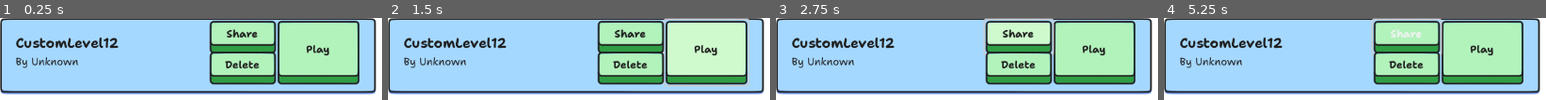
Above: before the commit, frames 1-4 (left to right).
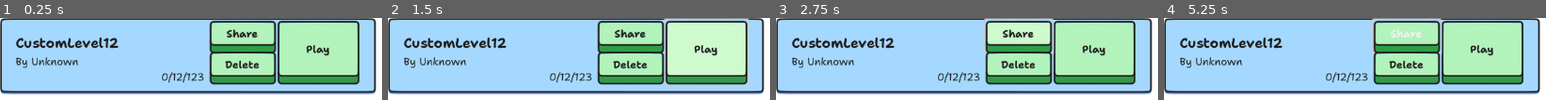
Above: after the commit, the same moments.

Repository: sininen-blue/logic-gate-tesseract
Game: Godot game, scene res://ui/custom_levels/custom_stage_panel.tscn
The game is run twice, just before and just after one commit, with the same random seed, the same clock (stepped at 60 frames per second) and the same inputs. This scene is started directly instead of the project's main scene.
Inputs (mouse positions are in pixels of both pictures, inside the frame that each line leads up to):
- Up to frame 1 (0.25 s): no input
- Up to frame 2 (1.5 s): click "Play" at 0.5 s; click "Play" at 1.25 s
- Up to frame 3 (2.75 s): click "Share" at 2 s
- Up to frame 4 (5.25 s): click "Share" at 2.75 s; click "Play" at 3.5 s; click "Share" at 4.25 s; tap Enter at 5 s; move the mouse to (outside the picture) at 5.02 s; press the mouse at (outside the picture) at 5.03 s

The runs differ from the first frame. In frame 1, 0.6% of the frame differs, in the area x 42-54%, y 65-80%; in frame 2, 0.6%; in frame 3, 0.6%; in frame 4, 0.6%.
Error before the commit: Invalid access to property or key 'title' on a base object of type 'Dictionary'. (res://ui/custom_levels/custom_stage_panel.gd:17)
Error after the commit: Invalid access to property or key 'title' on a base object of type 'Dictionary'. (res://ui/custom_levels/custom_stage_panel.gd:18)

Commit message:
custom levels updated

Diff:
--- a/ui/custom_levels/custom_stage_panel.gd
+++ b/ui/custom_levels/custom_stage_panel.gd
@@ -7,6 +7,7 @@
 
 @onready var stage_label: Label = $StageLabel
 @onready var author_label: Label = $AuthorLabel
+@onready var create_date_label: Label = $CreateDateLabel
 @onready var share_button: Button = $ShareButton
 @onready var play_button: Button = $PlayButton
 @onready var delete_button: Button = $DeleteButton
@@ -19,7 +20,16 @@
 	delete_button.pressed.connect(delete_level)
 
 	stage_label.text = level_data["title"]
-	author_label.text = level_data["author"]
+	author_label.text = "by " + level_data["author"]
+	var time_string: String = ""
+	var time_dict: Dictionary = Time.get_datetime_dict_from_unix_time(level_data["create_date"])
+	time_string += str(time_dict["year"], "/")
+	time_string += str(time_dict["month"], "/")
+	time_string += str(time_dict["day"], " ")
+	time_string += str(time_dict["hour"], ":")
+	time_string += str(time_dict["minute"])
+
+	create_date_label.text = time_string
 
 func play_custom() -> void:
 	var level_json : JSON = JSON.new()
--- a/ui/custom_levels/custom_stage_panel.tscn
+++ b/ui/custom_levels/custom_stage_panel.tscn
@@ -26,6 +26,22 @@
 offset_right = 122.0
 offset_bottom = 79.0
 text = "By Unknown"
+
+[node name="CreateDateLabel" type="Label" parent="."]
+layout_mode = 1
+anchors_preset = 6
+anchor_left = 1.0
+anchor_top = 0.5
+anchor_right = 1.0
+anchor_bottom = 0.5
+offset_left = -360.0
+offset_top = 18.5
+offset_right = -262.0
+offset_bottom = 41.5
+grow_horizontal = 0
+grow_vertical = 2
+text = "0/12/123"
+horizontal_alignment = 2
 
 [node name="PlayButton" type="Button" parent="."]
 layout_mode = 1
